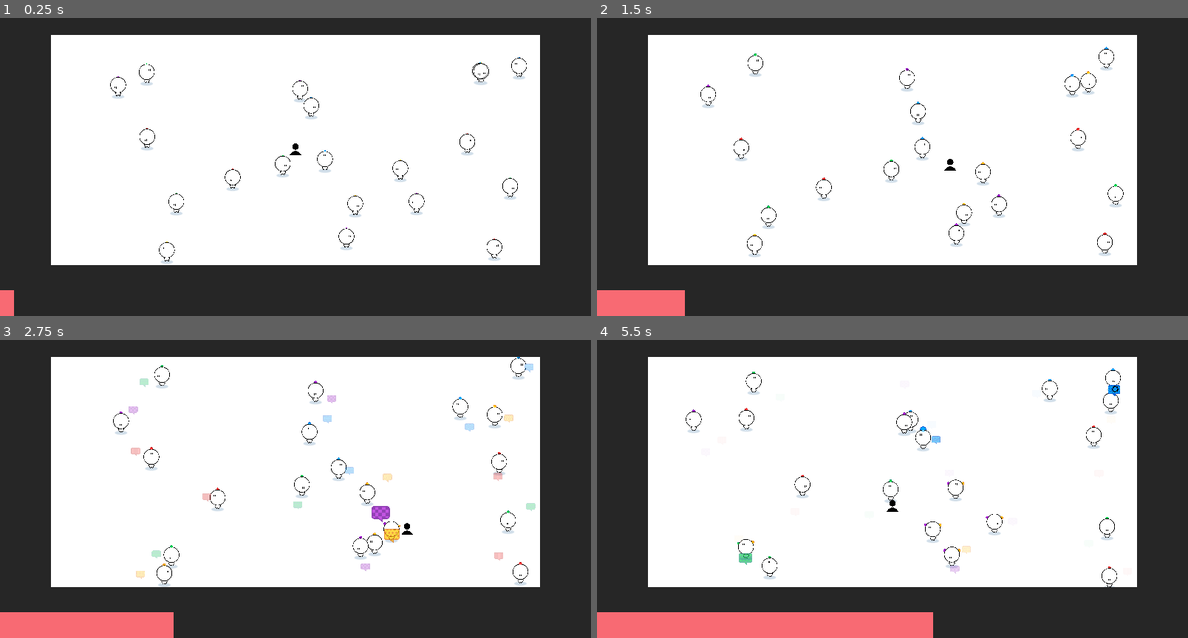
Above: before the commit, frames 1-4 (two rows, left to right).
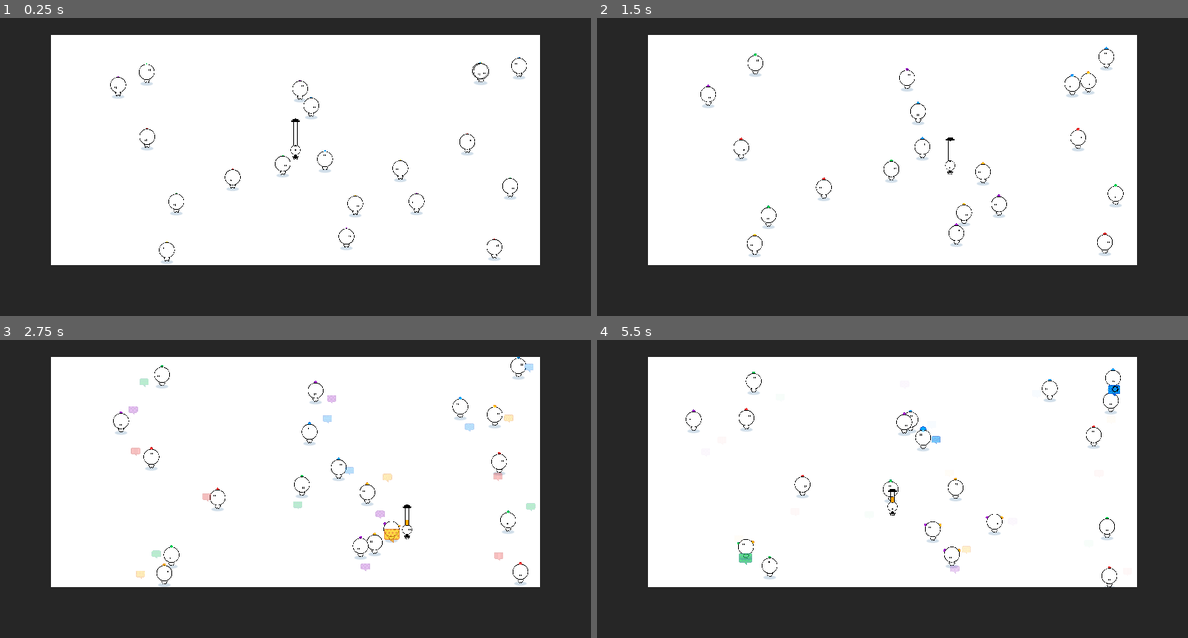
Above: after the commit, the same moments.

Repository: haihala/mankind-knew
Game: Godot game, scene res://world.tscn
Two runs of this game, one before a commit and one after it. Both use one fixed random seed, a clock stepped at 60 frames per second and the inputs below.
Inputs:
- Up to frame 1 (0.25 s): no input
- Up to frame 2 (1.5 s): hold D (move_right) 0.53-1.28 s; hold S (move_down) from 1.28 s (still down)
- Up to frame 3 (2.75 s): release S (move_down) at 2.03 s; hold D (move_right) from 2.03 s (still down)
- Up to frame 4 (5.5 s): release D (move_right) at 2.78 s; hold W (move_up) 2.78-3.53 s; hold A (move_left) 3.53-5.03 s; hold S (move_down) from 5.03 s (still down)

The runs differ from the first frame. In frame 1, 0.3% of the frame differs, in the area x 0-51%, y 33-100%; in frame 2, 1.4%; in frame 3, 2.8%; in frame 4, 5.0%, in the area x 0-63%, y 46-100%.

Commit message:
New player & hat designs

Diff:
--- /dev/null
+++ b/godot-project/hat_shaft_fill.gdshader
@@ -0,0 +1,20 @@
+shader_type canvas_item;
+
+uniform vec4[5] colors;
+uniform float[5] beliefs;
+
+void fragment() {
+	vec2 coords = vec2(1.0-2.0*UV.x, 1.0-UV.y);
+
+	float bottom = 0.0;
+	COLOR.a = 0.0;
+	for (int i = 0; i < 5; i++) {
+		float top = bottom + beliefs[i];
+		if (coords.y > bottom && coords.y < top) {
+			// In this segment
+			COLOR = colors[i];
+			break;
+		}
+		bottom = top;
+	}
+}
--- a/godot-project/player.gd
+++ b/godot-project/player.gd
@@ -4,23 +4,59 @@
 @export var speed: float = 150
 @export var extract_distance: float = 100
 @export var release_interval: float = 10
+@export var max_hat_height: float = 50
+@export var hat_fall_speed: float = 0.1
+@export var eyes_offset: float = 5
+@export_range(0, PI) var spread: float = PI/2
 
 var beliefs: Dictionary = {}
 var total_belief: float = 0
+var last_direction: Vector2
 
-func _physics_process(_delta: float) -> void:
+var hat_offset: Vector2
+var hat_height = 1
+
+func _ready() -> void:
+	hat_offset = $HatShaft.position
+	$HatShaftFill.scale.y = max_hat_height
+	$HatShaftFill.position = hat_offset - Vector2(0, max_hat_height/2)
+	$HatShaftFill.material.set_shader_parameter("colors", NPC.new().colors)
+	$Body.play("default")
+
+func _physics_process(delta: float) -> void:
 	var direction = Input.get_vector("move_left", "move_right", "move_up", "move_down").normalized()
 	velocity = direction * speed / max(1, total_belief)
 
-	$CanvasLayer/ColorRect.scale.x = 1-($ReleaseTimer.time_left / release_interval)
+	if direction.is_zero_approx():
+		$Body.pause()
+	else:
+		$Body.play("default")
+		last_direction = direction
 
 	z_index = int(position.y * 10)
+	$Eyes.position = last_direction * eyes_offset
+
+	hat_height -= delta * hat_fall_speed
+	if total_belief > hat_height:
+		release()
+
+	visualize_hat()
 	move_and_slide()
+
+func visualize_hat() -> void:
+	$HatShaft.position = hat_offset - Vector2(0, max_hat_height*hat_height/2)
+	$HatShaft.scale.y = max_hat_height*hat_height
+	$Hat.position = hat_offset - Vector2(0, max_hat_height*hat_height)
+
+	var vis_beliefs = []
+	for belief in NPC.Belief.values():
+		vis_beliefs.push_back(beliefs.get(belief, 0) / max(total_belief, 1))
+	$HatShaftFill.material.set_shader_parameter("beliefs", vis_beliefs)
 
 func release() -> void:
 	while not beliefs.is_empty():
 		var projectile = projectile_scene.instantiate()
-		projectile.rotation = randf()*PI*2
+		projectile.rotation = randf()*spread - spread/2 + last_direction.angle()
 		projectile.creator = self
 		projectile.position = position
 
@@ -30,19 +66,18 @@
 			var amount = beliefs[belief]
 			if rand_belief < amount:
 				projectile.belief = belief
-				total_belief -= amount
 
 				if amount <= Projectile.size:
+					total_belief -= beliefs[belief]
 					beliefs.erase(belief)
 				else:
 					beliefs[belief] -= Projectile.size
+					total_belief -= Projectile.size
 				break
 			rand_belief -= amount
 
 		get_parent().add_child(projectile)
-	$ReleaseTimer.start(release_interval)
-
+	hat_height = 1
 func influence(belief: NPC.Belief, amount: float = 0.2) -> void:
 	beliefs[belief] = beliefs.get(belief, 0) + amount
 	total_belief += amount
-	$ReleaseTimer.start($ReleaseTimer.time_left - 0.1)
--- a/godot-project/player.tscn
+++ b/godot-project/player.tscn
@@ -1,11 +1,40 @@
-[gd_scene load_steps=5 format=3 uid="uid://be55yifao4fp"]
+[gd_scene load_steps=14 format=4 uid="uid://be55yifao4fp"]
 
 [ext_resource type="Script" path="res://player.gd" id="1_n0b4w"]
-[ext_resource type="Texture2D" uid="uid://8okb6a2c3qhr" path="res://person-filled.png" id="2_2nf7a"]
 [ext_resource type="PackedScene" uid="uid://ddly54cbm84af" path="res://projectile.tscn" id="2_j4an7"]
+[ext_resource type="Texture2D" uid="uid://hkshnlbh4jy5" path="res://player-head.png" id="3_423n1"]
+[ext_resource type="Shader" path="res://hat_shaft_fill.gdshader" id="4_wc2p6"]
+[ext_resource type="Texture2D" uid="uid://b674dpymmg5lc" path="res://player-walk-1.png" id="5_7vk7d"]
+[ext_resource type="Texture2D" uid="uid://c2nudj16orlhr" path="res://player-walk-2.png" id="6_t84eb"]
+[ext_resource type="Texture2D" uid="uid://d4l8cmg46qquc" path="res://eyes.png" id="7_pls7t"]
+[ext_resource type="Texture2D" uid="uid://g3lc7mlgfytf" path="res://player-hat.png" id="8_fusqb"]
 
-[sub_resource type="CircleShape2D" id="CircleShape2D_j8cp6"]
-radius = 11.0454
+[sub_resource type="CapsuleShape2D" id="CapsuleShape2D_t7wc1"]
+radius = 8.0
+height = 25.216
+
+[sub_resource type="SpriteFrames" id="SpriteFrames_t6r6m"]
+animations = [{
+"frames": [{
+"duration": 2.0,
+"texture": ExtResource("5_7vk7d")
+}, {
+"duration": 3.0,
+"texture": ExtResource("6_t84eb")
+}],
+"loop": true,
+"name": &"default",
+"speed": 5.0
+}]
+
+[sub_resource type="ShaderMaterial" id="ShaderMaterial_ko1ec"]
+shader = ExtResource("4_wc2p6")
+shader_parameter/colors = PackedVector4Array(0, 0, 1, 1, 1, 0, 0, 1)
+shader_parameter/beliefs = PackedFloat32Array(0.194, 0.556)
+
+[sub_resource type="CanvasTexture" id="CanvasTexture_xx132"]
+
+[sub_resource type="CanvasTexture" id="CanvasTexture_wedoy"]
 
 [node name="Player" type="CharacterBody2D" groups=["player"]]
 collision_layer = 6
@@ -13,27 +42,43 @@
 projectile_scene = ExtResource("2_j4an7")
 
 [node name="CollisionShape2D" type="CollisionShape2D" parent="."]
-shape = SubResource("CircleShape2D_j8cp6")
+position = Vector2(0, 4.392)
+shape = SubResource("CapsuleShape2D_t7wc1")
 
-[node name="Sprite" type="Sprite2D" parent="."]
-position = Vector2(0, -2)
+[node name="Body" type="AnimatedSprite2D" parent="."]
+position = Vector2(0, 13.334)
+scale = Vector2(0.08, 0.08)
+sprite_frames = SubResource("SpriteFrames_t6r6m")
+
+[node name="Head" type="Sprite2D" parent="."]
 scale = Vector2(0.05, 0.05)
-texture = ExtResource("2_2nf7a")
+texture = ExtResource("3_423n1")
 
-[node name="ReleaseTimer" type="Timer" parent="."]
-wait_time = 10.0
-autostart = true
+[node name="HatShaftFill" type="Sprite2D" parent="."]
+material = SubResource("ShaderMaterial_ko1ec")
+position = Vector2(22.707, -12.25)
+scale = Vector2(8, 25.5)
+texture = SubResource("CanvasTexture_xx132")
 
-[node name="CanvasLayer" type="CanvasLayer" parent="."]
+[node name="HatShaft" type="Node2D" parent="."]
+position = Vector2(0, -9)
 
-[node name="ColorRect" type="ColorRect" parent="CanvasLayer"]
-modulate = Color(0.970195, 0.417937, 0.452515, 1)
-custom_minimum_size = Vector2(0, 50)
-anchors_preset = 12
-anchor_top = 1.0
-anchor_right = 1.0
-anchor_bottom = 1.0
-grow_horizontal = 2
-grow_vertical = 0
+[node name="Left" type="Sprite2D" parent="HatShaft"]
+modulate = Color(0, 0, 0, 1)
+position = Vector2(-4, 0)
+texture = SubResource("CanvasTexture_wedoy")
 
-[connection signal="timeout" from="ReleaseTimer" to="." method="release"]
+[node name="Right" type="Sprite2D" parent="HatShaft"]
+modulate = Color(0, 0, 0, 1)
+position = Vector2(4, 0)
+texture = SubResource("CanvasTexture_wedoy")
+
+[node name="Hat" type="Sprite2D" parent="."]
+position = Vector2(25, -21)
+scale = Vector2(0.08, 0.08)
+texture = ExtResource("8_fusqb")
+
+[node name="Eyes" type="Sprite2D" parent="."]
+position = Vector2(22, 9)
+scale = Vector2(0.08, 0.08)
+texture = ExtResource("7_pls7t")
Binary file added: godot-project/player-hat.png
Not shown, added: godot-project/player-hat.png.import
Binary file added: godot-project/player-head.png
Not shown, added: godot-project/player-head.png.import
Binary file added: godot-project/player-walk-1.png
Not shown, added: godot-project/player-walk-1.png.import
Binary file added: godot-project/player-walk-2.png
Not shown, added: godot-project/player-walk-2.png.import
